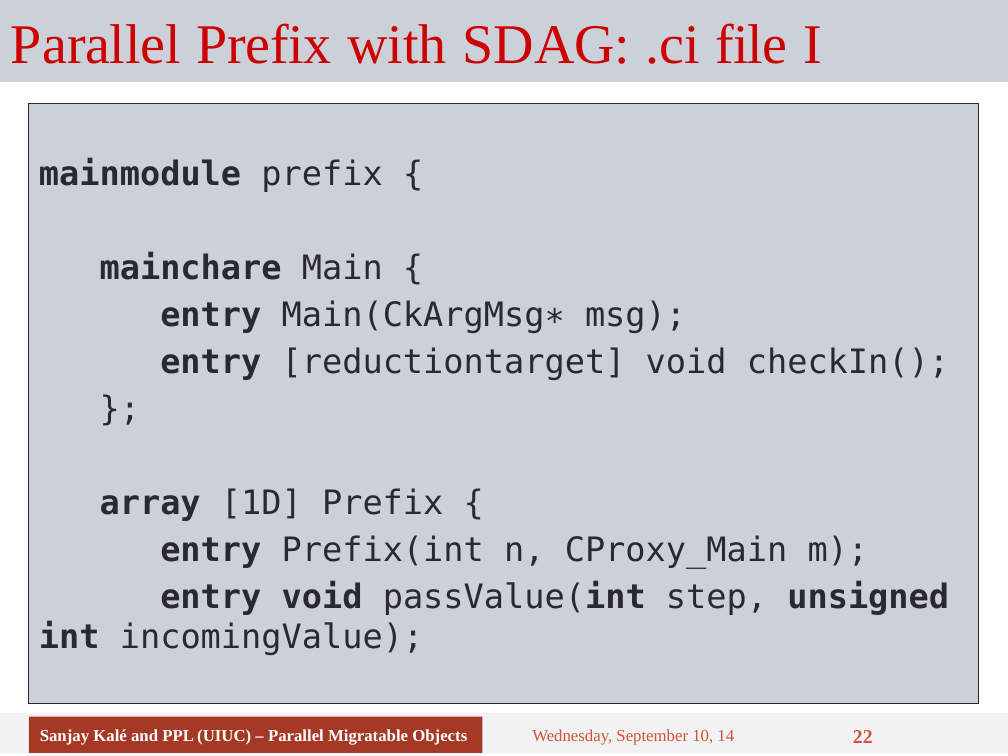
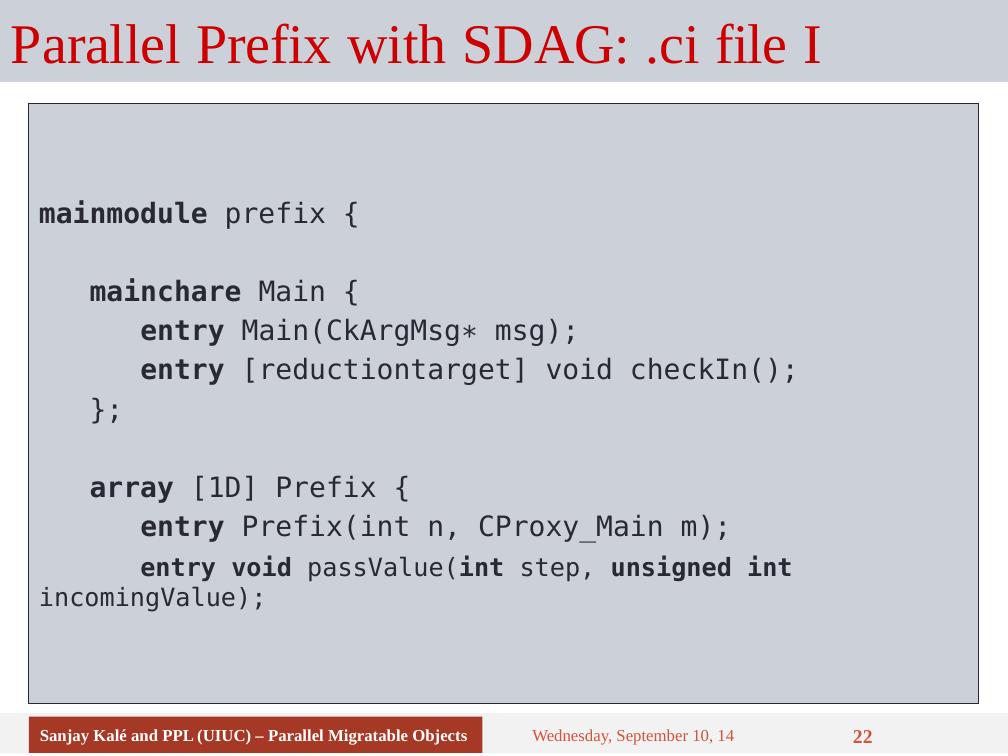
Before and after one commit to UIUC-PPL/charm_tutorial, a slide deck: slide 22 of tutorial-07-sdag.pptx. Drawn at 1008x756 pixels with LibreOffice and Linux fonts; fonts in the diff are those of the drawing. Boxes give left, top, right and bottom in pixels: in the first picture for what was removed or moved away, otherwise in the second. Text is boxed around its words. In the diff, an @@ line names an element or a change of style, - is before the commit and + after.

Commit message:
modified tutorial-07

```diff
--- a/tutorial-07-sdag.pptx
+++ b/tutorial-07-sdag.pptx
@@ text "mainmodule prefix {" at box(29, 104, 979, 703): size 24 to 20 pt in "mainmodule prefix {", "mainchare Main {", "entry Main(CkArgMsg∗ msg);", "entry [reductiontarget] void checkIn();" and 3 more places; size 24 to 18 pt in "entry void passValue(int step, unsigned int incomingValue);"; less space between paragraphs @@
```
